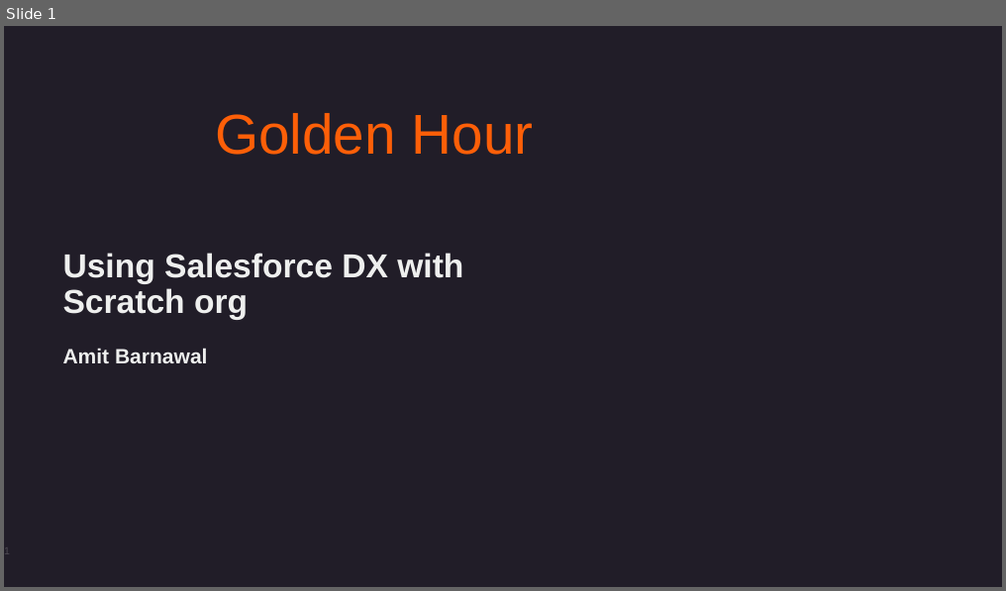
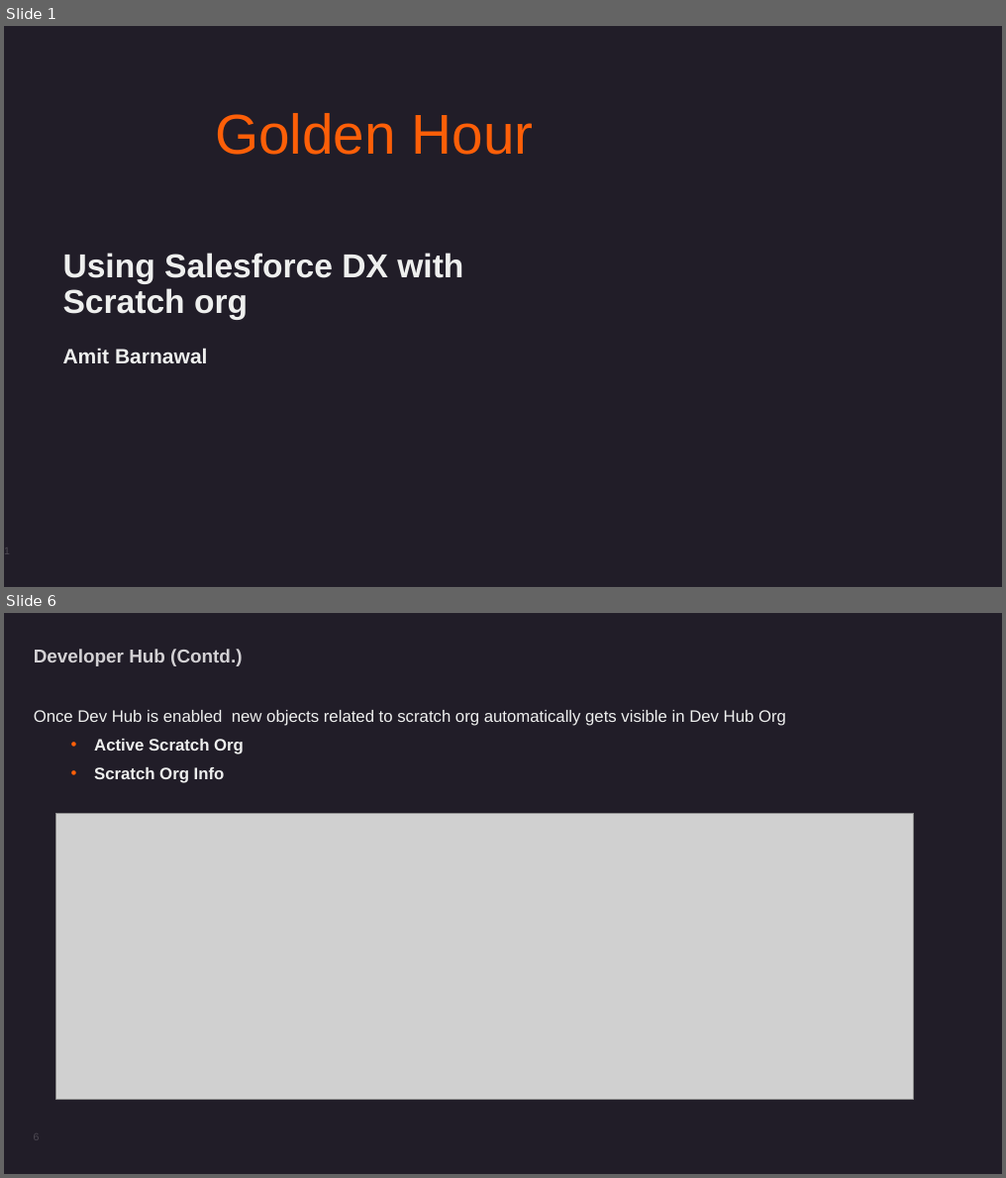
Before and after one commit to novamit/PSL_ScratchOrg, a slide deck: Using Salesforce DX with Scratch org-Amit Barnawal-06072021.pptx. Shown one above the other, each under a label of ours: slide 1 before the commit, slides 1 and 6 after it; the slides between them are not shown. The pictures are 1006x591 and 1006x1178 pixels, drawn with LibreOffice and Linux fonts; fonts in the diff are those of the drawing; grey boxes stand for pictures; background and template pictures are left out. Boxes give left, top, right and bottom in pixels: in the first picture for what was removed or moved away, otherwise in the second. Text is boxed around its words. In the diff, an @@ line names an element or a change of style, - is before the commit and + after.

```diff
--- a/Using Salesforce DX with Scratch org-Amit Barnawal-06072021.pptx
+++ b/Using Salesforce DX with Scratch org-Amit Barnawal-06072021.pptx
@@ slide 6 added at <box>4,613,1002,1174</box>, background #211D28 @@
@@ title added at <box>34,649,242,666</box>, 18 pt, text #D3D1D4, bold @@
+Developer Hub (Contd.)
@@ text added at <box>34,710,786,783</box>, 16 pt, text #EEEFEE @@
+Once Dev Hub is enabled new objects related to scratch org automatically gets visible in Dev Hub Org
+  • Active Scratch Org
+  • Scratch Org Info
@@ picture added at <box>55,814,914,1100</box> @@
@@ page number added at <box>34,1132,40,1144</box>, 10 pt, text #4E4A53 @@
+6
```
Also in this commit, not shown: 4 slides changed, 18 other slides added, 2 slides removed.
